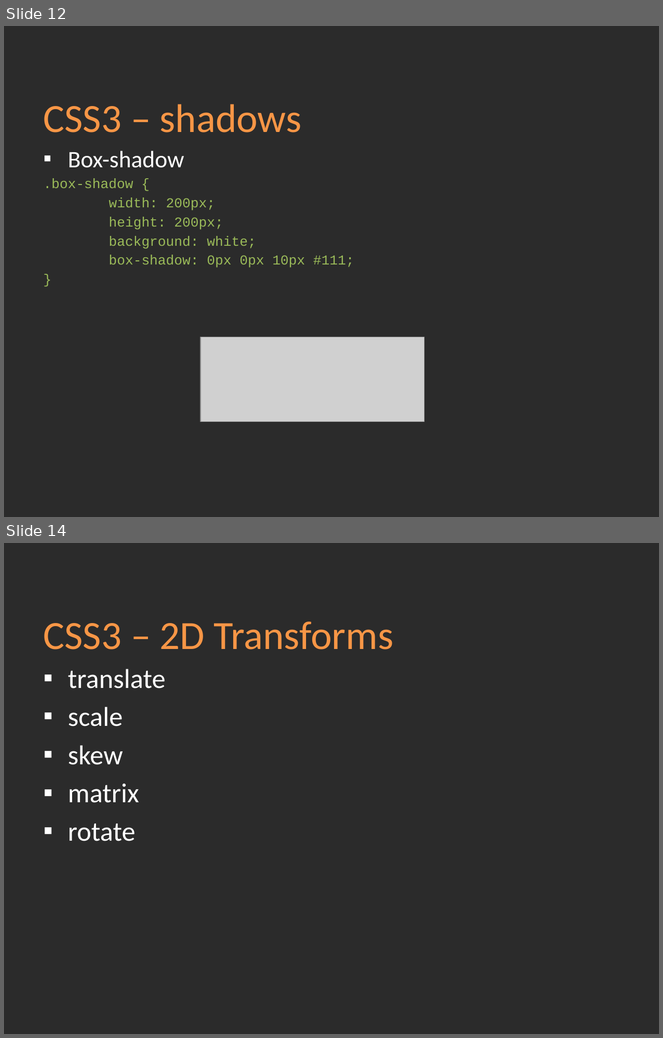
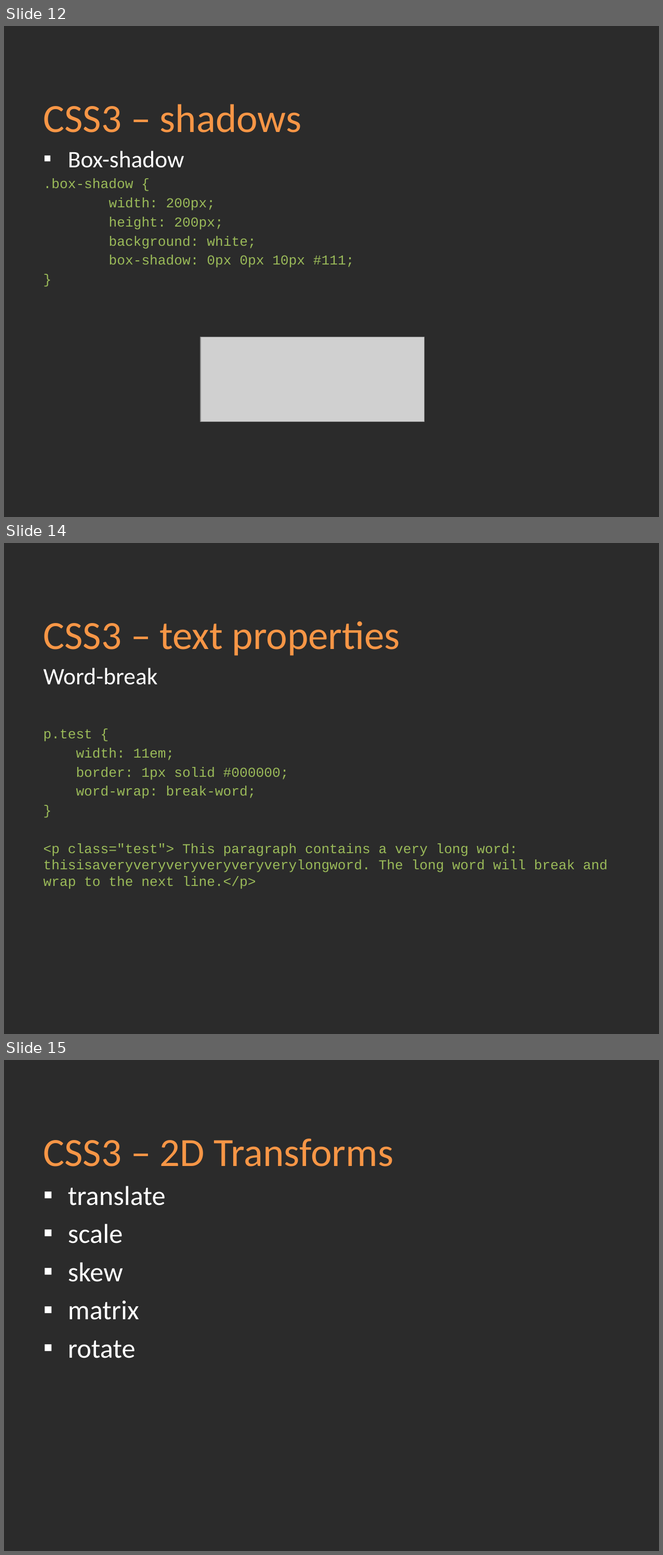
Before and after one commit to Academy-Soft-Intellect/Front-End-Course, a slide deck: 05-CSS3/05-CSS3.pptx. Shown one above the other, each under a label of ours: slides 12 and 14 before the commit, slides 12, 14 and 15 after it; the slides between them are not shown. The pictures are 663x1038 and 663x1555 pixels, drawn with LibreOffice and Linux fonts; fonts in the diff are those of the drawing; grey boxes stand for pictures; background and template pictures are left out; a plain dark background stands for a picture behind light text. Boxes give left, top, right and bottom in pixels: in the first picture for what was removed or moved away, otherwise in the second. Text is boxed around its words. In the diff, an @@ line names an element or a change of style, - is before the commit and + after.

```diff
--- a/05-CSS3/05-CSS3.pptx
+++ b/05-CSS3/05-CSS3.pptx
@@ slide 14 added at box(4, 543, 659, 1034), background picture (left out) @@
@@ title added at box(44, 622, 400, 656), 44 pt, text #F79646 @@
+CSS3 – text properties
@@ text added at box(44, 668, 608, 889), 15 pt, text #9BBB59 @@
+Word-break
+p.test {
+width: 11em;
+border: 1px solid #000000;
+word-wrap: break-word;
+}
+<p class="test"> This paragraph contains a very long word: thisisaveryveryveryveryveryverylongword. The long word will break and wrap to the next line.</p>
@@ what was slide 14 is now slide 15 @@
```
Also in this commit, not shown: 6 slides changed, 1 other slide added, 1 other file.
